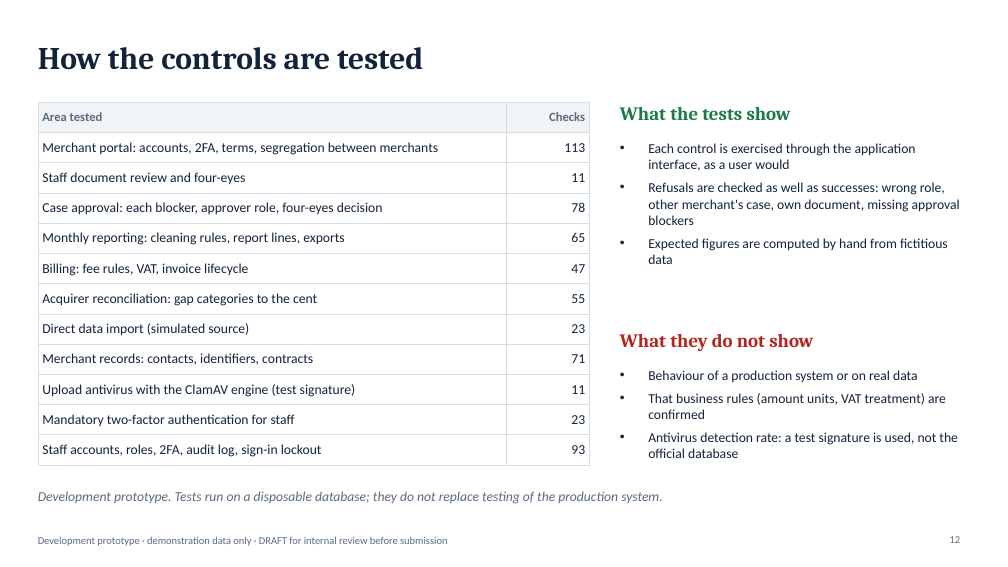
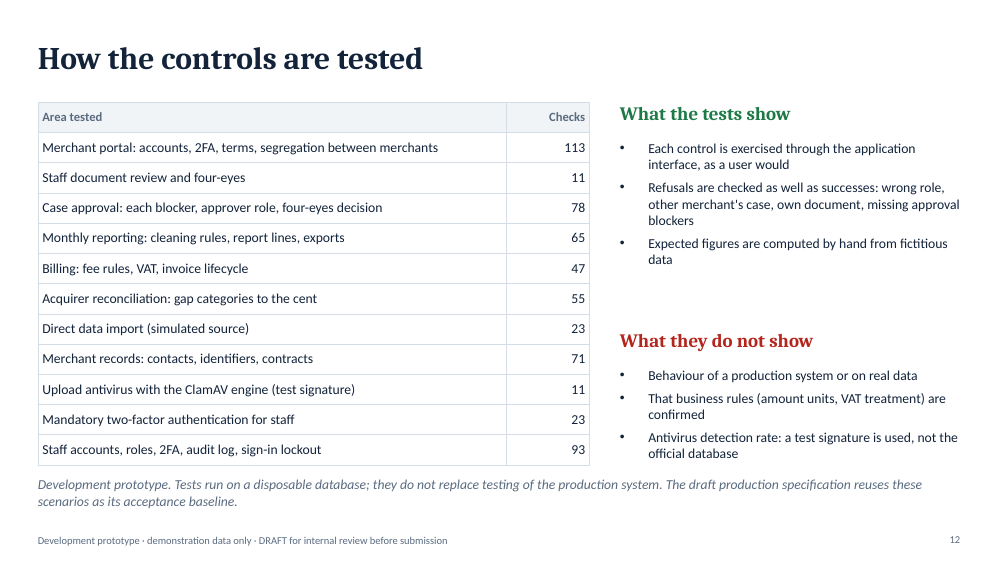
Before and after one commit to fmassonmips/mips-platform, a slide deck: slide 12 of outputs/recap/MIPS-platform-BoM-EN-DRAFT.pptx. Drawn at 1008x567 pixels with LibreOffice and Linux fonts; fonts in the diff are those of the drawing. Boxes give left, top, right and bottom in pixels: in the first picture for what was removed or moved away, otherwise in the second. Text is boxed around its words. In the diff, an @@ line names an element or a change of style, - is before the commit and + after.

```diff
--- a/outputs/recap/MIPS-platform-BoM-EN-DRAFT.pptx
+++ b/outputs/recap/MIPS-platform-BoM-EN-DRAFT.pptx
@@ text at box(38, 479, 922, 508): text changed @@
-Development prototype. Tests run on a disposable database; they do not replace testing of the production system.
+Development prototype. Tests run on a disposable database; they do not replace testing of the production system. The draft production specification reuses these scenarios as its acceptance baseline.
```
Also in this commit, not shown: 1 other slide changed.
